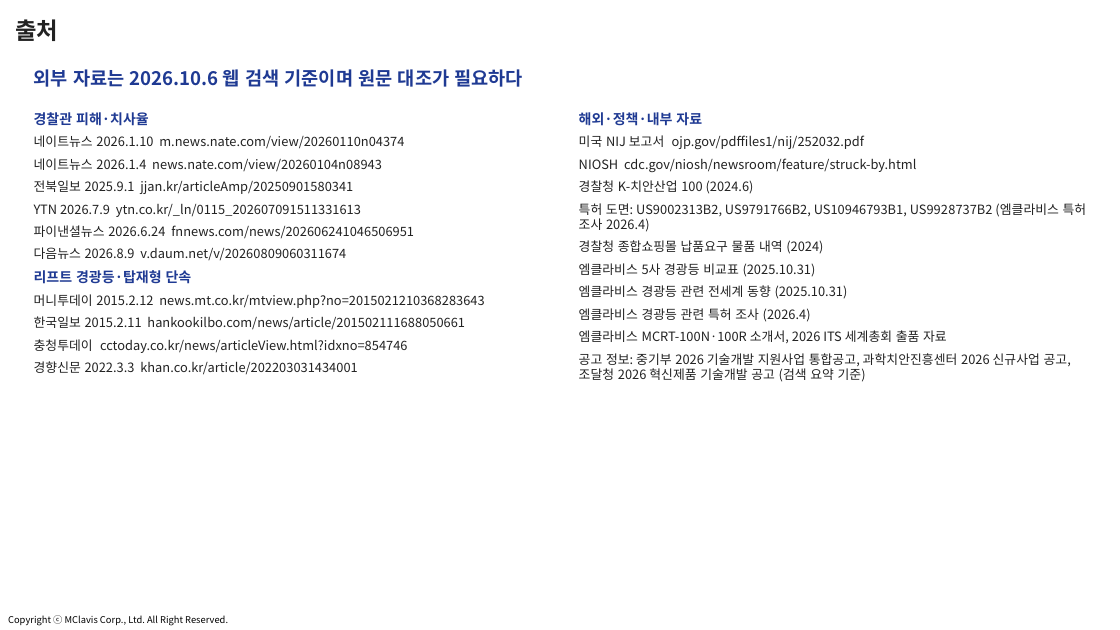
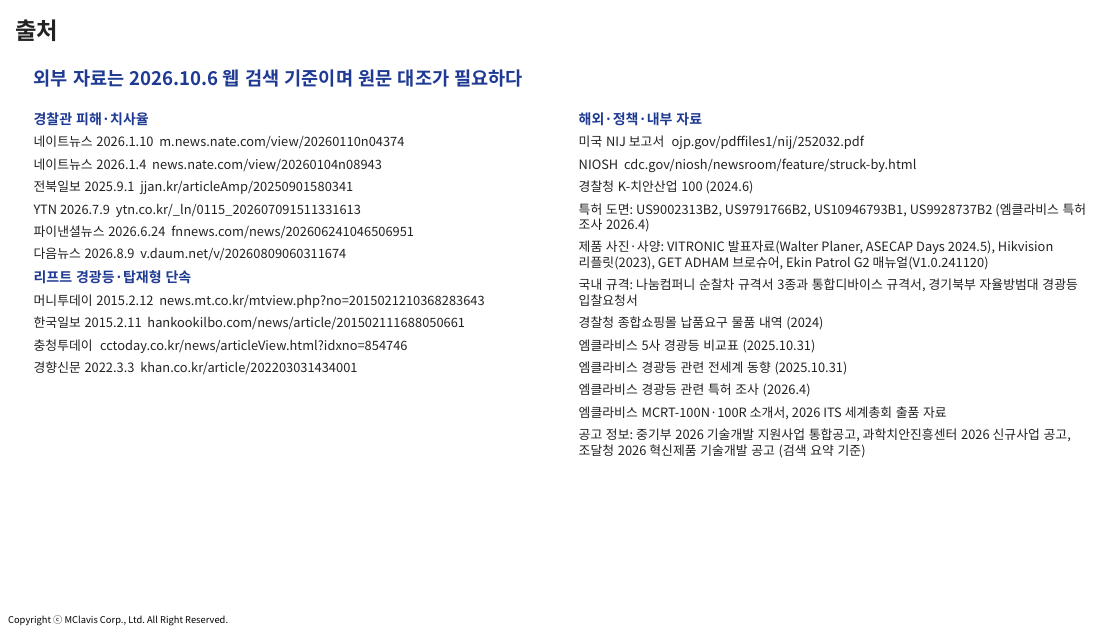
Before and after one commit to jangha-collab/jangha-kim, a slide deck: slide 26 of docs/사업계획서/2026-10_스마트경찰경광등_사업계획_과제제안.pptx (slide 24 before the commit). Drawn at 1120x630 pixels with LibreOffice and Linux fonts; fonts in the diff are those of the drawing; background and template pictures are left out. Boxes give left, top, right and bottom in pixels: in the first picture for what was removed or moved away, otherwise in the second. Text is boxed around its words. In the diff, an @@ line names an element or a change of style, - is before the commit and + after.

```diff
--- a/docs/사업계획서/2026-10_스마트경찰경광등_사업계획_과제제안.pptx
+++ b/docs/사업계획서/2026-10_스마트경찰경광등_사업계획_과제제안.pptx
@@ text at (579,240,1077,306): paragraphs added @@
+제품 사진·사양: VITRONIC 발표자료(Walter Planer, ASECAP Days 2024.5), Hikvision 리플릿(2023), GET ADHAM 브로슈어, Ekin Patrol G2 매뉴얼(V1.0.241120)
+국내 규격: 나눔컴퍼니 순찰차 규격서 3종과 통합디바이스 규격서, 경기북부 자율방범대 경광등 입찰요청서
```
Also in this commit, not shown: 8 other slides changed, 2 slides added, 17 other files.
